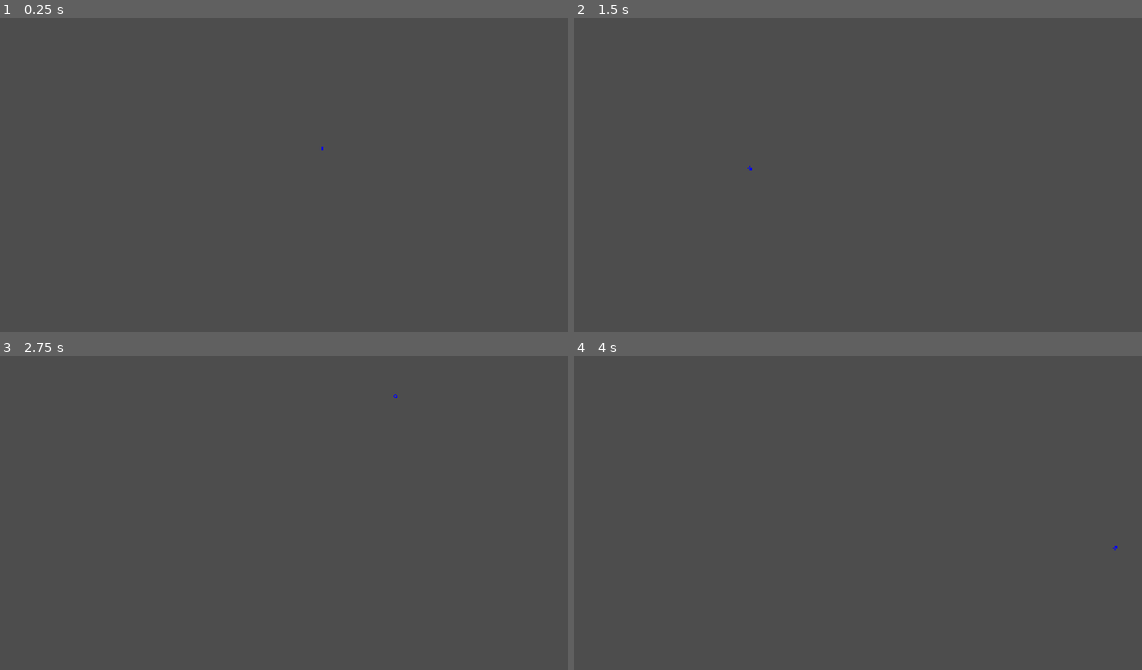
Above: before the commit, frames 1-4 (two rows, left to right).
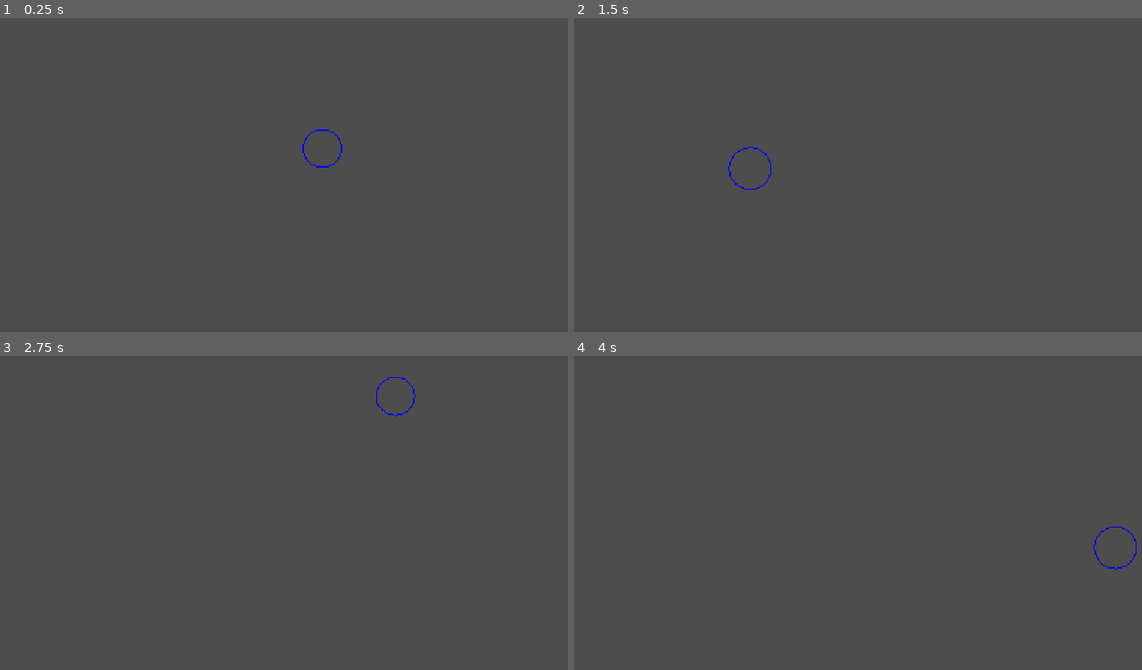
Above: after the commit, the same moments.

Repository: ficova174/AntSimulation
Game: Godot game, scene res://scenes/World.tscn
Same seed, same stepped clock (60 frames per second), same inputs: the game is played once before the commit and once after it.
Inputs (mouse positions are in pixels of both pictures, inside the frame that each line leads up to):
- Up to frame 1 (0.25 s): no input
- Up to frame 2 (1.5 s): tap Enter at 0.5 s; move the mouse to (1056, 127) at 0.52 s; hold D (right) 0.53-1.28 s; hold Mouse wheel down (brush_size_down) 0.53-1.28 s; tap Mouse wheel up (brush_size_up) at 0.8, 1.35 s; tap Space at 1.25 s; move the mouse to (750, 168) at 1.27 s; hold S (down) from 1.28 s (still down)
- Up to frame 3 (2.75 s): tap Mouse wheel down (brush_size_down) at 1.55 s; tap Enter at 2 s; move the mouse to (397, 396) at 2.02 s; release S (down) at 2.03 s; hold D (right) from 2.03 s (still down); hold Mouse wheel down (brush_size_down) from 2.03 s (still down); tap Mouse wheel up (brush_size_up) at 2.3 s
- Up to frame 4 (4 s): tap Space at 2.75 s; move the mouse to (858, 569) at 2.77 s; release D (right) at 2.78 s; release Mouse wheel down (brush_size_down) at 2.78 s; hold W (up) 2.78-3.53 s; tap Mouse wheel up (brush_size_up) at 2.85, 3.8 s; tap Mouse wheel down (brush_size_down) at 3.05 s; tap Enter at 3.5 s; move the mouse to (1113, 547) at 3.52 s; hold A (left) from 3.53 s (still down); hold Right mouse button (decrease) from 3.53 s (still down)

The runs differ from the first frame. In frame 1, less than 0.1% of the frame differs, in the area x 53-61%, y 35-48%; in frame 2, less than 0.1%; in frame 3, less than 0.1%; in frame 4, less than 0.1%, in the area x 91-100%, y 54-69%.
Error before the commit: Cannot call method 'shader_create_from_spirv' on a null value. (res://scripts/pheromones_manager.gd:24)
Error after the commit: Cannot call method 'shader_create_from_spirv' on a null value. (res://scripts/pheromones_manager.gd:27)

Commit message:
world ratio fixed, brush fixed

Diff:
--- a/project.godot
+++ b/project.godot
@@ -13,10 +13,6 @@
 config/name="AntSimulation"
 run/main_scene="uid://cq868o7nfmmud"
 config/features=PackedStringArray("4.7", "Forward Plus")
-
-[autoload]
-
-Brush="*uid://demd8gjn3ef2d"
 
 [display]
 
--- a/scenes/World.tscn
+++ b/scenes/World.tscn
@@ -5,9 +5,10 @@
 [ext_resource type="Script" uid="uid://drhxjt6kpfm8y" path="res://scripts/simulation_config.gd" id="2_hlk0d"]
 [ext_resource type="Script" uid="uid://d3wjcmhyym3q" path="res://scripts/pheromones_manager.gd" id="3_7g83o"]
 [ext_resource type="Script" uid="uid://d0kllmfvb535w" path="res://scripts/simulation_manager.gd" id="3_d1c63"]
+[ext_resource type="Script" uid="uid://demd8gjn3ef2d" path="res://scripts/brush.gd" id="4_0uv0p"]
 [ext_resource type="Script" uid="uid://cudwwbd01ydld" path="res://scripts/ants_manager.gd" id="5_1lgw5"]
 
-[sub_resource type="Resource" id="Resource_0uv0p"]
+[sub_resource type="Resource" id="Resource_6sx1l"]
 script = ExtResource("2_hlk0d")
 metadata/_custom_type_script = "uid://drhxjt6kpfm8y"
 
@@ -25,13 +26,16 @@
 
 [node name="World" type="Node2D" unique_id=653217629]
 script = ExtResource("1_7g83o")
-config = SubResource("Resource_0uv0p")
+config = SubResource("Resource_6sx1l")
 
 [node name="Camera2D" type="Camera2D" parent="." unique_id=521797343]
 position = Vector2(576, 324)
 limit_enabled = false
 position_smoothing_enabled = true
 script = ExtResource("2_d1c63")
+
+[node name="Brush" type="Node2D" parent="." unique_id=1331728610]
+script = ExtResource("4_0uv0p")
 config = SubResource("Resource_b3faq")
 
 [node name="SimulationManager" type="Node2D" parent="." unique_id=561506022]
--- a/scripts/brush.gd
+++ b/scripts/brush.gd
@@ -1,4 +1,28 @@
-extends Node
+extends Node2D
 
 
-var radius: float
+@export var config: SimulationConfig
+
+signal brush_radius_changed(new_radius: float)
+
+@export var radius: float = 30.0
+@export var radius_delta: float = 1.0
+@export var circle_color: Color = Color.BLUE
+@export var filled: bool = false
+var allow_echo: bool = false
+var exact_match: bool = true
+
+
+func _input(event: InputEvent) -> void:
+	if event.is_action_pressed("brush_size_up", allow_echo, exact_match):
+		radius += radius_delta
+		brush_radius_changed.emit(radius)
+	elif event.is_action_pressed("brush_size_down", allow_echo, exact_match) and radius > radius_delta:
+		radius -= radius_delta
+		brush_radius_changed.emit(radius)
+
+func _process(_delta: float) -> void:
+	queue_redraw()
+
+func _draw() -> void:
+	draw_circle(get_local_mouse_position(), radius, circle_color, filled)
--- a/scripts/camera_2d.gd
+++ b/scripts/camera_2d.gd
@@ -1,35 +1,19 @@
 extends Camera2D
 
-
-@export var config: SimulationConfig
 
 @export var move_speed: float = 500.0
 @export var zoom_speed: float = 0.1
 @export var MIN_ZOOM: Vector2 = Vector2.ONE * 0.2
-
-@export var radius: float = 30.0
-@export var radius_delta: float = 1.0
-@export var circle_color: Color = Color.BLUE
-@export var filled: bool = false
+var allow_echo: bool = false
+var exact_match: bool = true
 
 
 func _input(event: InputEvent) -> void:
-	if event.is_action_pressed("brush_size_up"):
-		radius += radius_delta
-		Brush.radius = radius
-	elif event.is_action_pressed("brush_size_down"):
-		radius -= radius_delta
-		Brush.radius = radius
-	elif event.is_action_pressed("zoom_in"):
+	if event.is_action_pressed("zoom_in", allow_echo, exact_match):
 		zoom += Vector2.ONE * zoom_speed
-	elif event.is_action_pressed("zoom_out") and zoom > MIN_ZOOM:
+	elif event.is_action_pressed("zoom_out", allow_echo, exact_match) and zoom > MIN_ZOOM:
 		zoom -= Vector2.ONE * zoom_speed
 
 func _process(delta: float) -> void:
 	var direction: Vector2 = Input.get_vector("left", "right", "up", "down")
 	position += direction * move_speed * delta
-	queue_redraw()
-
-func _draw() -> void:
-	var phero_radius: float = config.world_to_phero_ratio() * radius
-	draw_circle(get_local_mouse_position(), phero_radius, circle_color, filled)
--- a/scripts/pheromones_manager.gd
+++ b/scripts/pheromones_manager.gd
@@ -1,4 +1,5 @@
 extends Node2D
+
 
 @export var config: SimulationConfig
 
@@ -16,6 +17,8 @@
 var uniform_set_b_to_a: RID
 
 var display_pheromones_tex: Texture2DRD
+
+var brush_radius: float
 
 
 func init(shared_rd: RenderingDevice, s_set: int, size: Vector2) -> void:
@@ -87,7 +90,7 @@
 	# and the offset must be a multiple of the size
 	push_constant.encode_float(8, mouse_pos.x)
 	push_constant.encode_float(12, mouse_pos.y)
-	push_constant.encode_float(16, Brush.radius)
+	push_constant.encode_float(16, brush_radius)
 	push_constant.encode_s32(20, int(blend_add))
 	push_constant.encode_float(24, config.world_to_phero_ratio())
 	push_constant.encode_float(28, delta)
@@ -107,6 +110,9 @@
 	var latest_tex: RID = pheromones_tex_b if step_toggle else pheromones_tex_a
 	display_pheromones_tex.texture_rd_rid = latest_tex
 
+func set_brush_radius(new_radius: float) -> void:
+	brush_radius = new_radius
+
 func _exit_tree() -> void:
 	if rd:
 		rd.free_rid(pheromones_pipeline)
--- a/scripts/simulation_config.gd
+++ b/scripts/simulation_config.gd
@@ -2,8 +2,8 @@
 extends Resource
 
 
-@export var world_size: Vector2 = Vector2.ONE * 1024
-@export var pheromones_size: Vector2 = Vector2.ONE * 64
+@export var world_size: Vector2 = Vector2.ONE * 2048
+@export var pheromones_size: Vector2 = Vector2.ONE * 512
 
 
 func world_to_phero_ratio() -> float:
--- a/scripts/simulation_manager.gd
+++ b/scripts/simulation_manager.gd
@@ -27,3 +27,6 @@
 func _process(_delta: float) -> void:
 	ants_manager.update_sprites()
 	pheromones_manager.update_sprite(step_toggle)
+
+func set_brush_radius(new_radius: float) -> void:
+	pheromones_manager.set_brush_radius(new_radius)
--- a/scripts/world.gd
+++ b/scripts/world.gd
@@ -6,6 +6,7 @@
 
 @onready var simulation_manager: Node2D = $SimulationManager
 @onready var colony_container: Node2D = $AntColonyContainer
+@onready var brush: Node2D = $Brush
 
 
 func _ready() -> void:
@@ -18,7 +19,14 @@
 
 	simulation_manager.init(config.pheromones_size, colony_positions)
 
+	brush.brush_radius_changed.connect(_on_brush_radius_changed)
+	# to initialize PheromonesManager
+	simulation_manager.set_brush_radius(brush.radius)
+
 func _create_ant_colony(pos: Vector2) -> void:
 	var ant_colony = preload("res://scenes/AntColony.tscn").instantiate()
 	ant_colony.init(pos)
 	colony_container.add_child(ant_colony)
+
+func _on_brush_radius_changed(new_radius: float) -> void:
+	simulation_manager.set_brush_radius(new_radius)
Not shown: 1 places in resources/simulation_config.tres that only renumber resources
Not shown: 2 places in scenes/World.tscn that only renumber resources
Not shown, changed: shaders/pheromones.glsl
